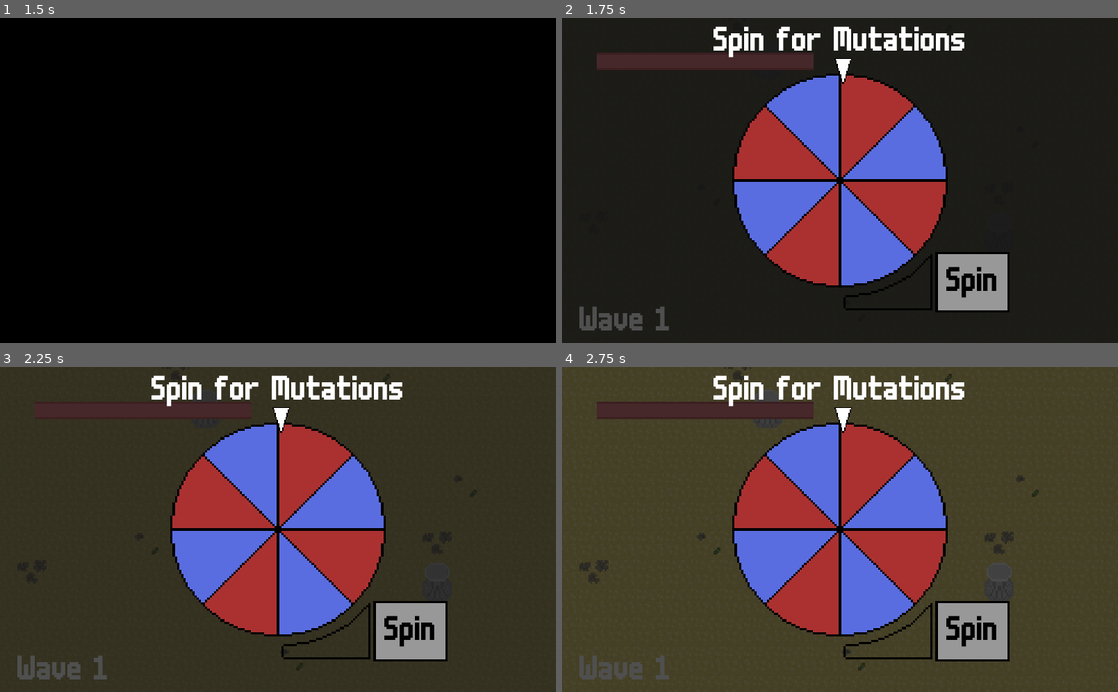
Above: before the commit, frames 1-4 (two rows, left to right).
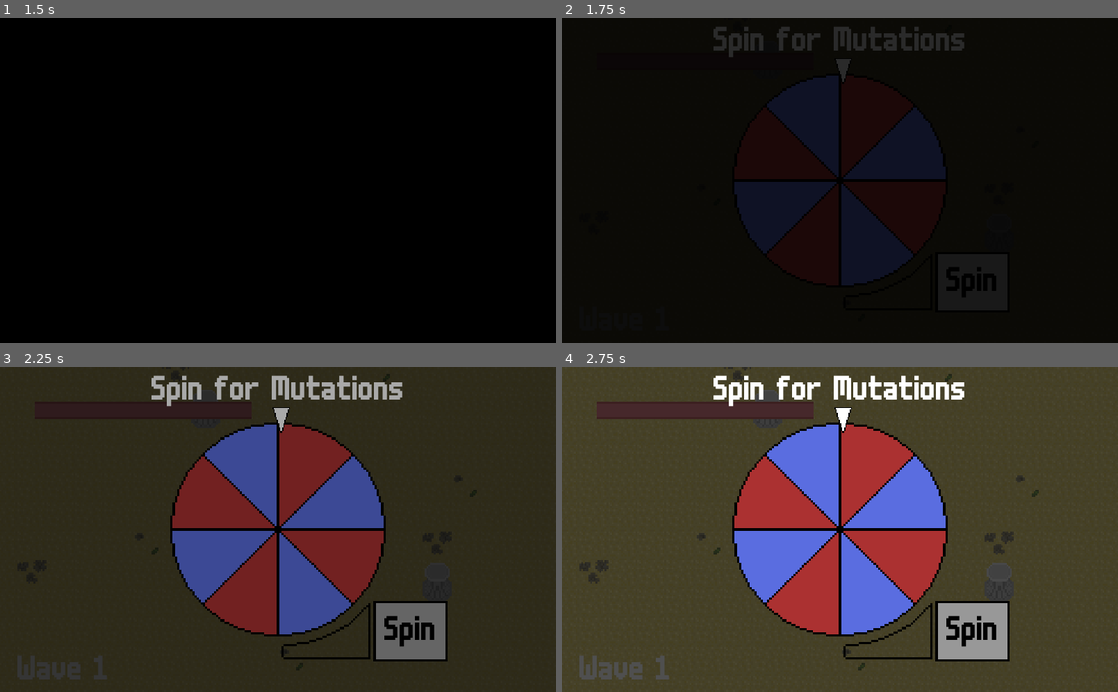
Above: after the commit, the same moments.

Repository: ectucker1/ksufalljam2020
Game: Godot game, scene res://ui/mainmenu/MainMenu.tscn
The game is run twice, just before and just after one commit, with the same random seed, the same clock (stepped at 60 frames per second) and the same inputs.
Inputs (mouse positions are in pixels of both pictures, inside the frame that each line leads up to):
- Up to frame 1 (1.5 s): click "Start" at 0.5 s; click "Start" at 1.25 s
- Up to frame 2 (1.75 s): no input
- Up to frame 3 (2.25 s): move the mouse to (400, 513) at 2.02 s; press the mouse at (400, 513) at 2.03 s; hold D (move_right) from 2.03 s (still down)
- Up to frame 4 (2.75 s): keep holding D (move_right)

Frame 1 is identical in both runs. In frame 2, 24% of the frame differs, in the area x 3-81%, y 2-97%; in frame 3, 22%; in frame 4, nothing differs.

Commit message:
Change fade layer so wheel fades in

Diff:
--- a/effects/GlobalEffects.tscn
+++ b/effects/GlobalEffects.tscn
@@ -164,8 +164,7 @@
 "values": [ Color( 1, 1, 1, 1 ), Color( 1, 1, 1, 0 ) ]
 }
 
-[sub_resource type="Animation" id=12]
-resource_name = "fade_out"
+[sub_resource type="Animation" id=13]
 tracks/0/type = "value"
 tracks/0/path = NodePath("ColorRect:modulate")
 tracks/0/interp = 1
@@ -207,6 +206,7 @@
 }
 
 [node name="FadeLayer" type="CanvasLayer" parent="."]
+layer = 15
 
 [node name="ColorRect" type="ColorRect" parent="FadeLayer"]
 modulate = Color( 1, 1, 1, 0 )
@@ -219,5 +219,5 @@
 }
 
 [node name="AnimationPlayer" type="AnimationPlayer" parent="FadeLayer"]
-anims/fade_in = SubResource( 13 )
-anims/fade_out = SubResource( 12 )
+anims/fade_in = SubResource( 12 )
+anims/fade_out = SubResource( 13 )
Not shown: 1 places in effects/GlobalEffects.tscn that only renumber resources
